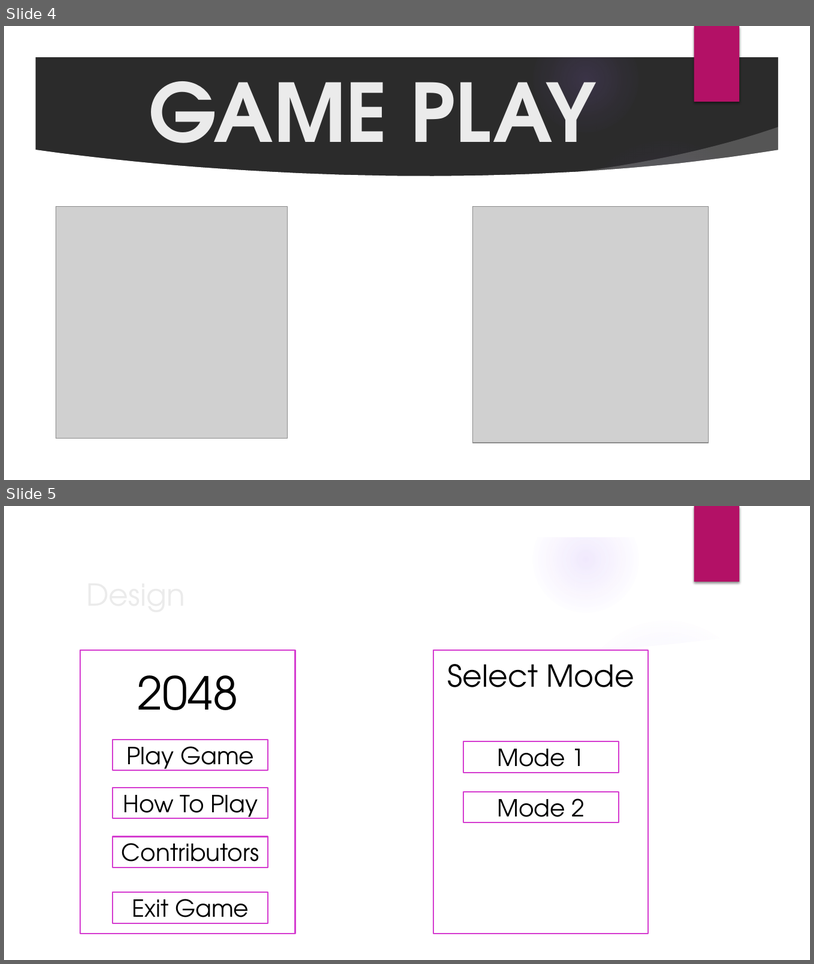
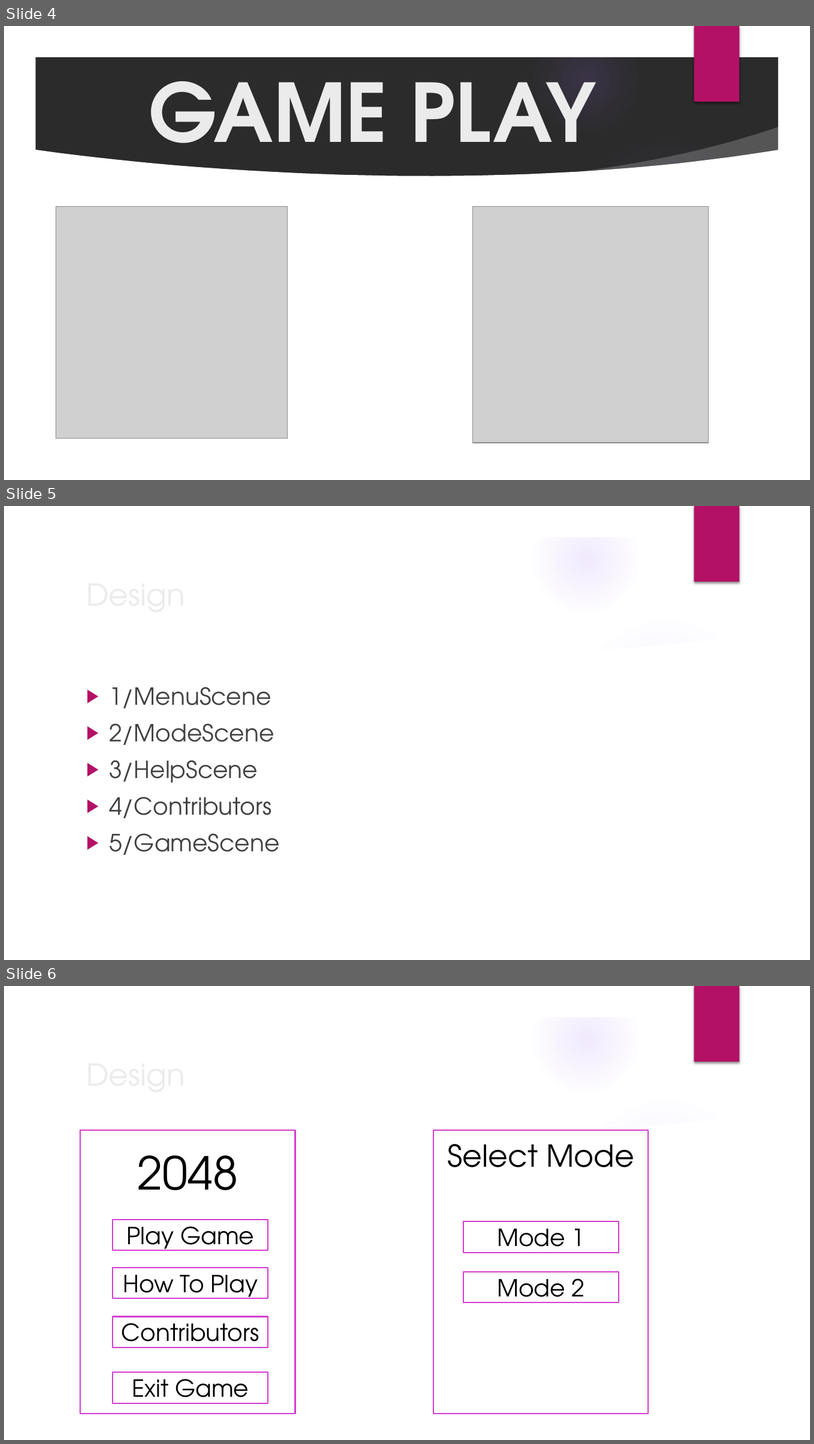
Before and after one commit to mailonggit/project-game-2048, a slide deck: GROUP PROJECT.pptx. Shown one above the other, each under a label of ours: slides 4 and 5 before the commit, slides 4, 5 and 6 after it. The pictures are 814x964 and 814x1444 pixels, drawn with LibreOffice and Linux fonts; fonts in the diff are those of the drawing; grey boxes stand for pictures; background and template pictures are left out; a plain dark background stands for a picture behind light text. Boxes give left, top, right and bottom in pixels: in the first picture for what was removed or moved away, otherwise in the second. Text is boxed around its words. In the diff, an @@ line names an element or a change of style, - is before the commit and + after.

```diff
--- a/GROUP PROJECT.pptx
+++ b/GROUP PROJECT.pptx
@@ slide 5 added at [4,506,810,960], background picture (left out); not listed: 9 template elements that a slide beside it also shows @@
@@ title added at [80,570,660,617], 36 pt, text #EBEBEB @@
+Design
@@ text added at [109,687,279,855], 28 pt, text #404040 @@
+▶ 1/MenuScene
+▶ 2/ModeScene
+▶ 3/HelpScene
+▶ 4/Contributors
+▶ 5/GameScene
@@ what was slide 5 is now slide 6 @@
```
Also in this commit, not shown: 1 slide changed.
